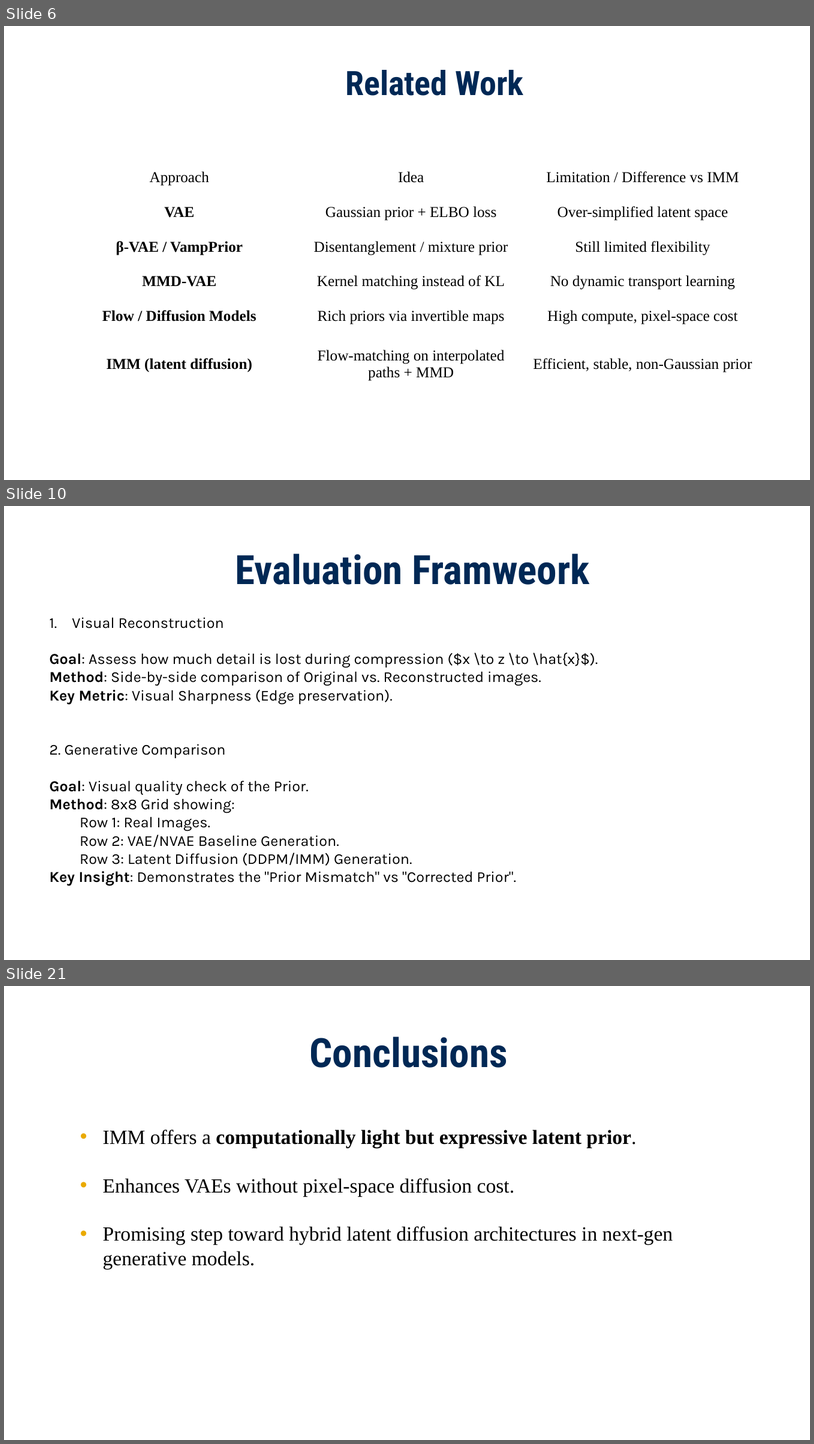
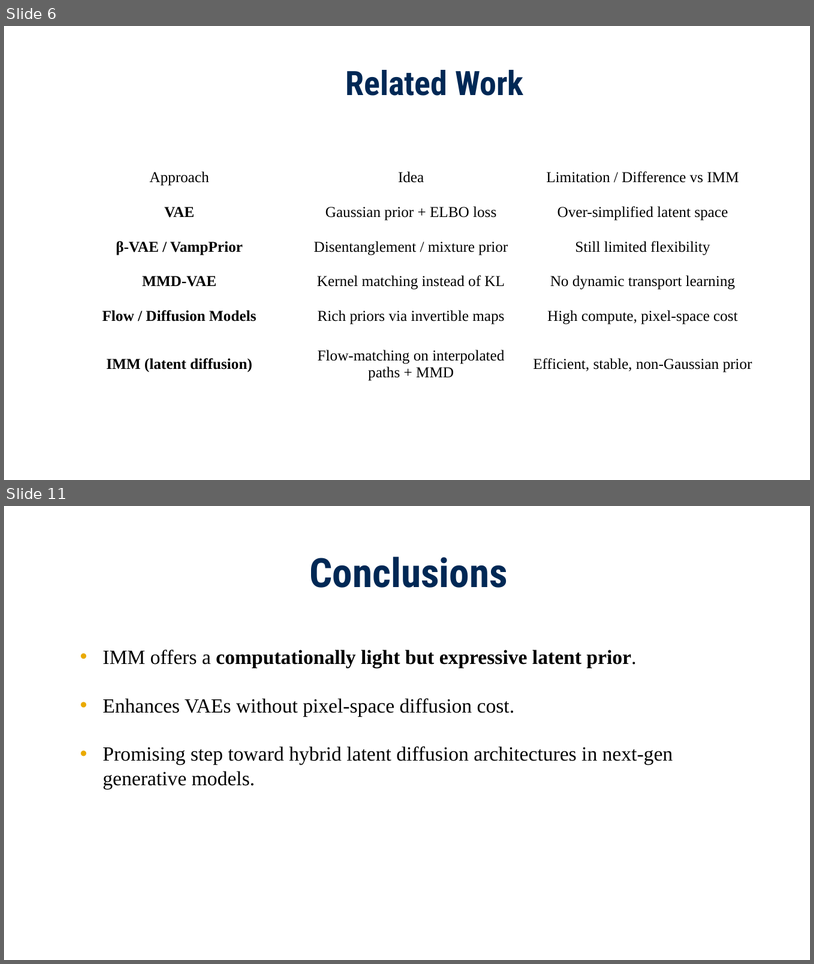
Before and after one commit to imranrimon/imm_vae, a slide deck: IMM_Midterm.pptx. Shown one above the other, each under a label of ours: slides 6, 10 and 21 before the commit, slides 6 and 11 after it; the slides between them are not shown. The pictures are 814x1444 and 814x964 pixels, drawn with LibreOffice and Linux fonts; fonts in the diff are those of the drawing; background and template pictures are left out. Boxes give left, top, right and bottom in pixels: in the first picture for what was removed or moved away, otherwise in the second. Text is boxed around its words. In the diff, an @@ line names an element or a change of style, - is before the commit and + after.

```diff
--- a/IMM_Midterm.pptx
+++ b/IMM_Midterm.pptx
@@ slide 10 removed at <box>4,506,810,960</box>, background picture (left out) @@
@@ text removed at <box>236,553,590,585</box> @@
-Evaluation Framweork
@@ text removed at <box>50,617,598,886</box> @@
-1. Visual Reconstruction
-Goal: Assess how much detail is lost during compression ($x \to z \to \hat{x}$).
-Method: Side-by-side comparison of Original vs. Reconstructed images.
-Key Metric: Visual Sharpness (Edge preservation).
-2. Generative Comparison
-Goal: Visual quality check of the Prior.
-Method: 8x8 Grid showing:
-  Row 1: Real Images.
-  Row 2: VAE/NVAE Baseline Generation.
-  Row 3: Latent Diffusion (DDPM/IMM) Generation.
-Key Insight: Demonstrates the "Prior Mismatch" vs "Corrected Prior".
@@ what was slide 21 is now slide 11 @@
```
Also in this commit, not shown: 4 slides changed, 3 slides added, 12 other slides removed, 1 other file.
